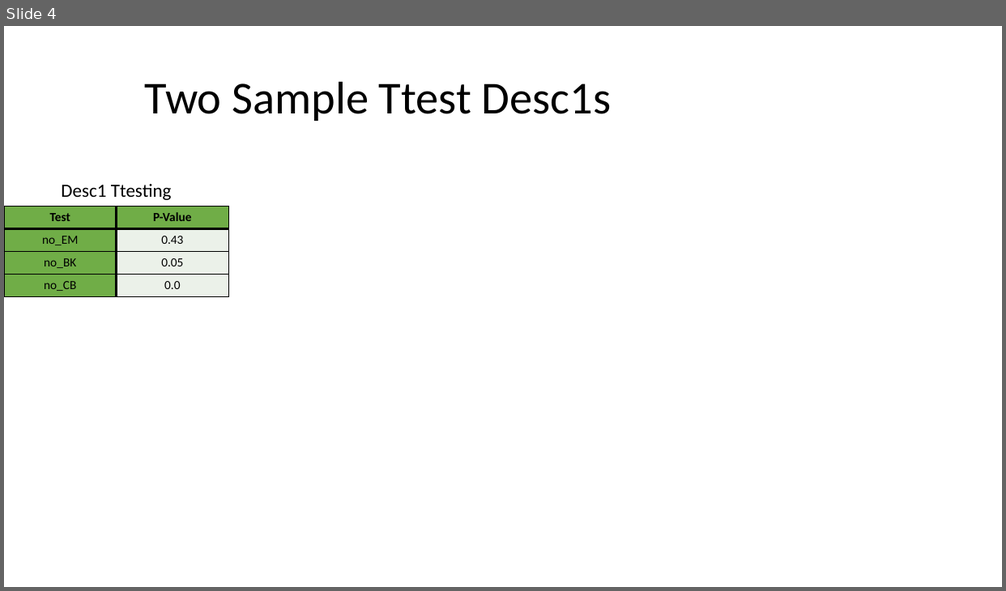
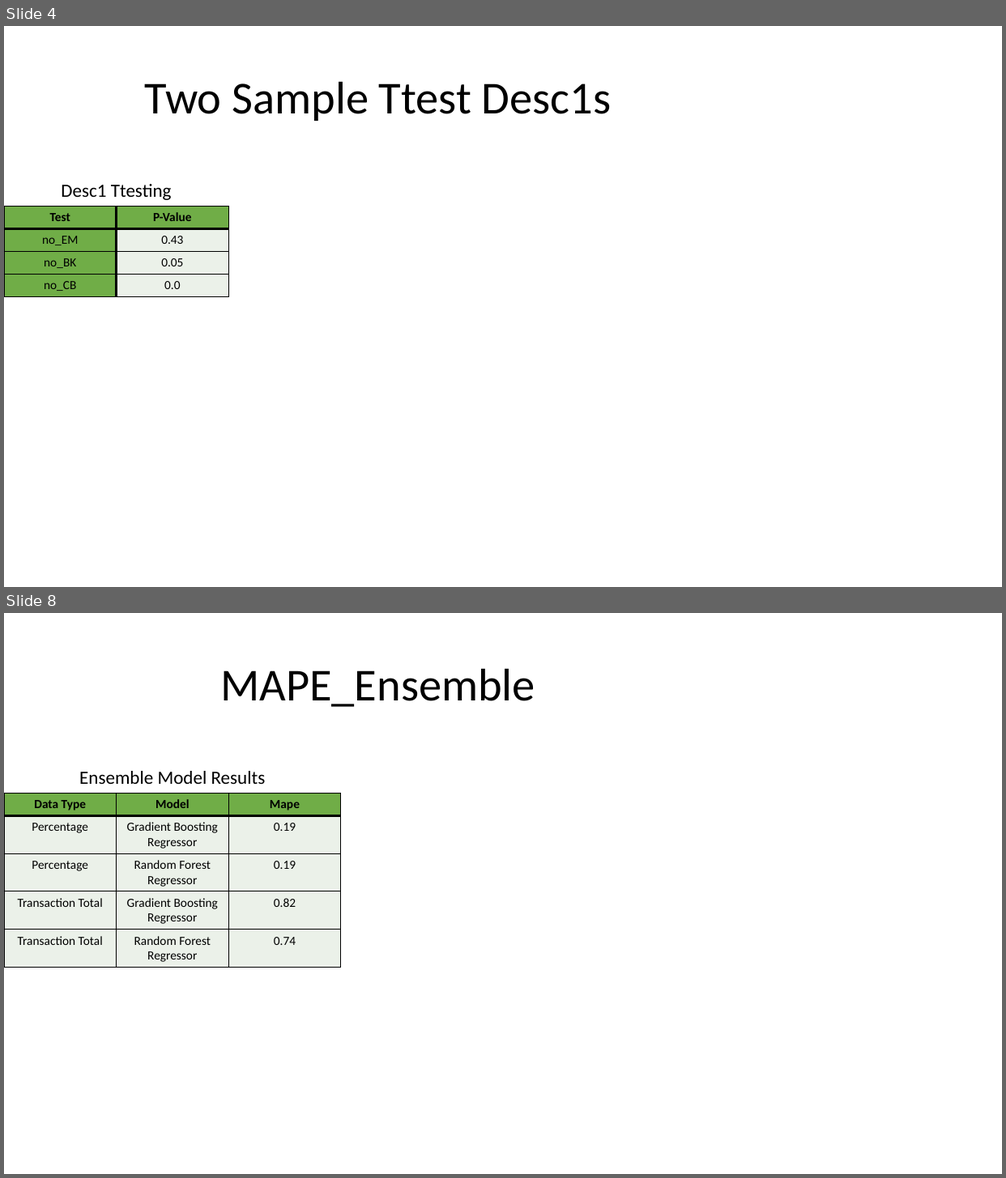
Before and after one commit to lelandjmurrin/Acquisition_Due_Dilligence_Capstone_Project, a slide deck: data/presentation_tables.pptm. Shown one above the other, each under a label of ours: slide 4 before the commit, slides 4 and 8 after it; the slides between them are not shown. The pictures are 1006x591 and 1006x1178 pixels, drawn with LibreOffice and Linux fonts; fonts in the diff are those of the drawing. Boxes give left, top, right and bottom in pixels: in the first picture for what was removed or moved away, otherwise in the second. Text is boxed around its words. In the diff, an @@ line names an element or a change of style, - is before the commit and + after.

Commit message:
Cleaning up create_ppt_table function to generate new tables and modify existing tables to add to master presentation

```diff
--- a/data/presentation_tables.pptm
+++ b/data/presentation_tables.pptm
@@ slide 8 added at [4,613,1002,1174], background #FFFFFF @@
@@ title added at [220,668,535,707], 44 pt, text #000000 @@
+MAPE_Ensemble
@@ table added at [4,763,341,965], 6 rows, 3 columns @@
+Ensemble Model Results |  | 
+Data Type | Model | Mape
+Percentage | Gradient Boosting Regressor | 0.19
+Percentage | Random Forest Regressor | 0.19
+Transaction Total | Gradient Boosting Regressor | 0.82
+Transaction Total | Random Forest Regressor | 0.74
```
Also in this commit, not shown: 1 slide changed, 8 other slides added, 1 other file.
